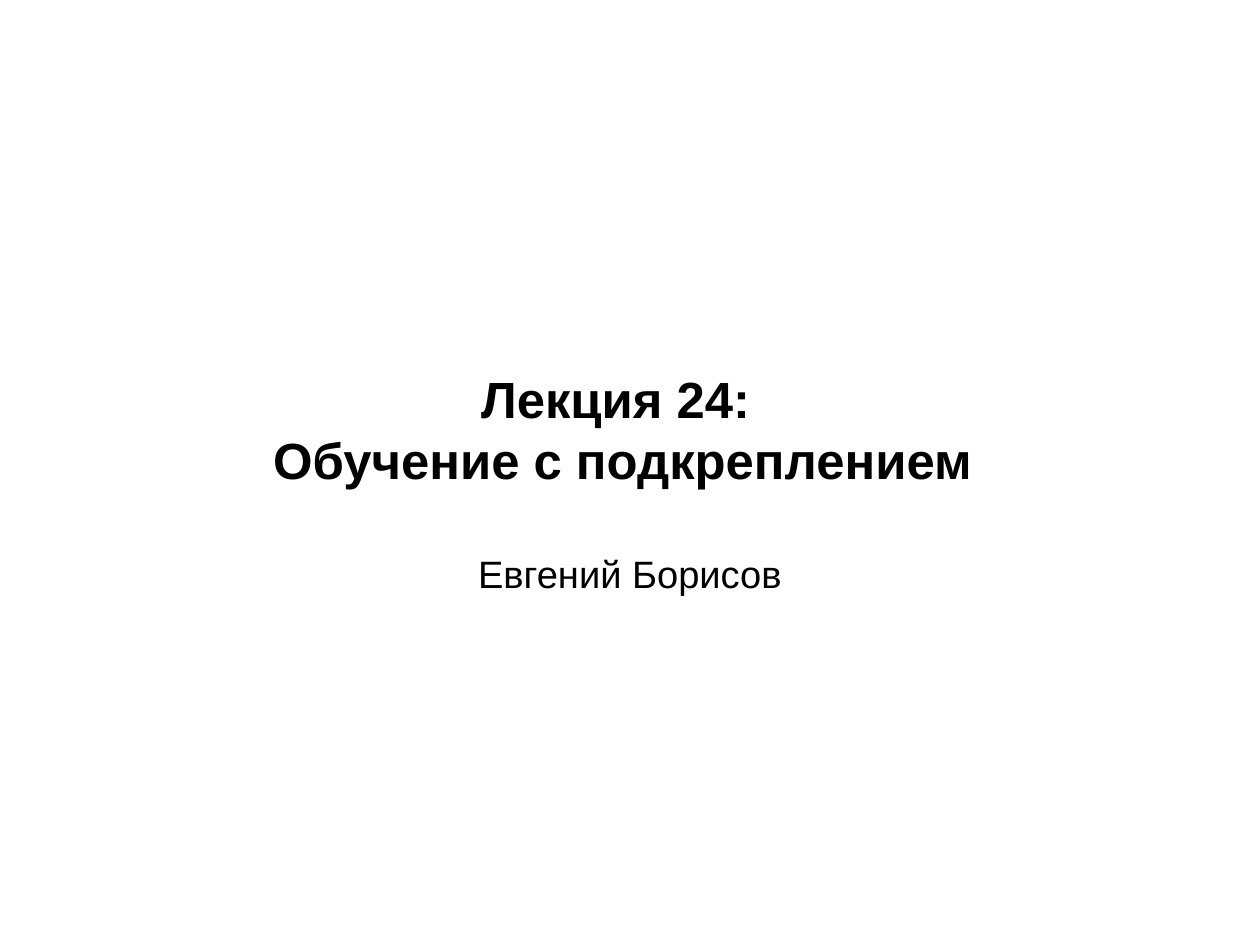
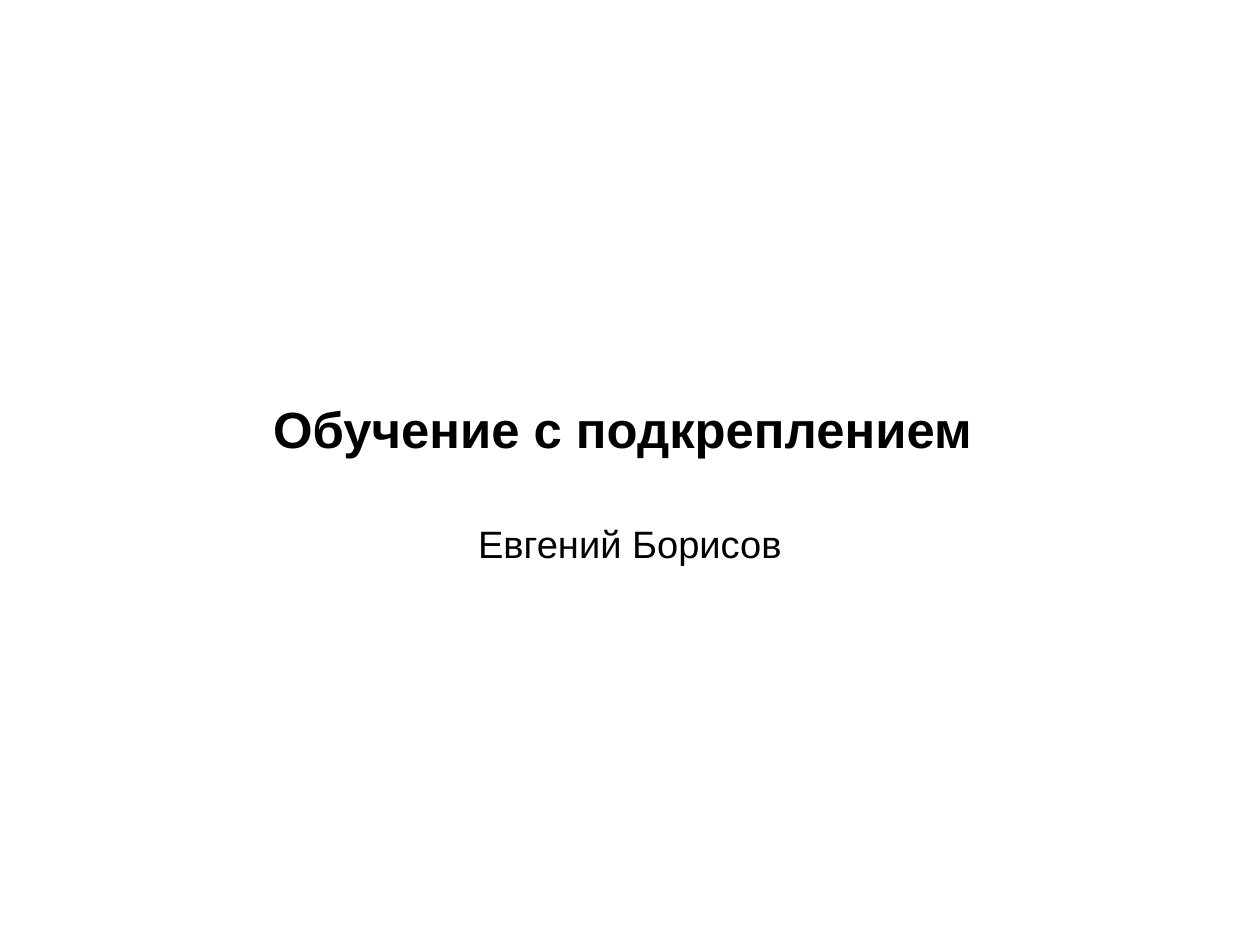
Before and after one commit to mechanoid5/ml_lectorium_legacy, a slide deck: slide 1 of 32-rl-dqn.odp. Drawn at 1260x945 pixels with LibreOffice and Linux fonts; fonts in the diff are those of the drawing; background and template pictures are left out. Boxes give left, top, right and bottom in pixels: in the first picture for what was removed or moved away, otherwise in the second. Text is boxed around its words. In the diff, an @@ line names an element or a change of style, - is before the commit and + after.

```diff
--- a/32-rl-dqn.odp
+++ b/32-rl-dqn.odp
@@ subtitle at [481,382,750,428]: paragraph removed @@
-Лекция 24:
```
Also in this commit, not shown: 1 slide removed.
